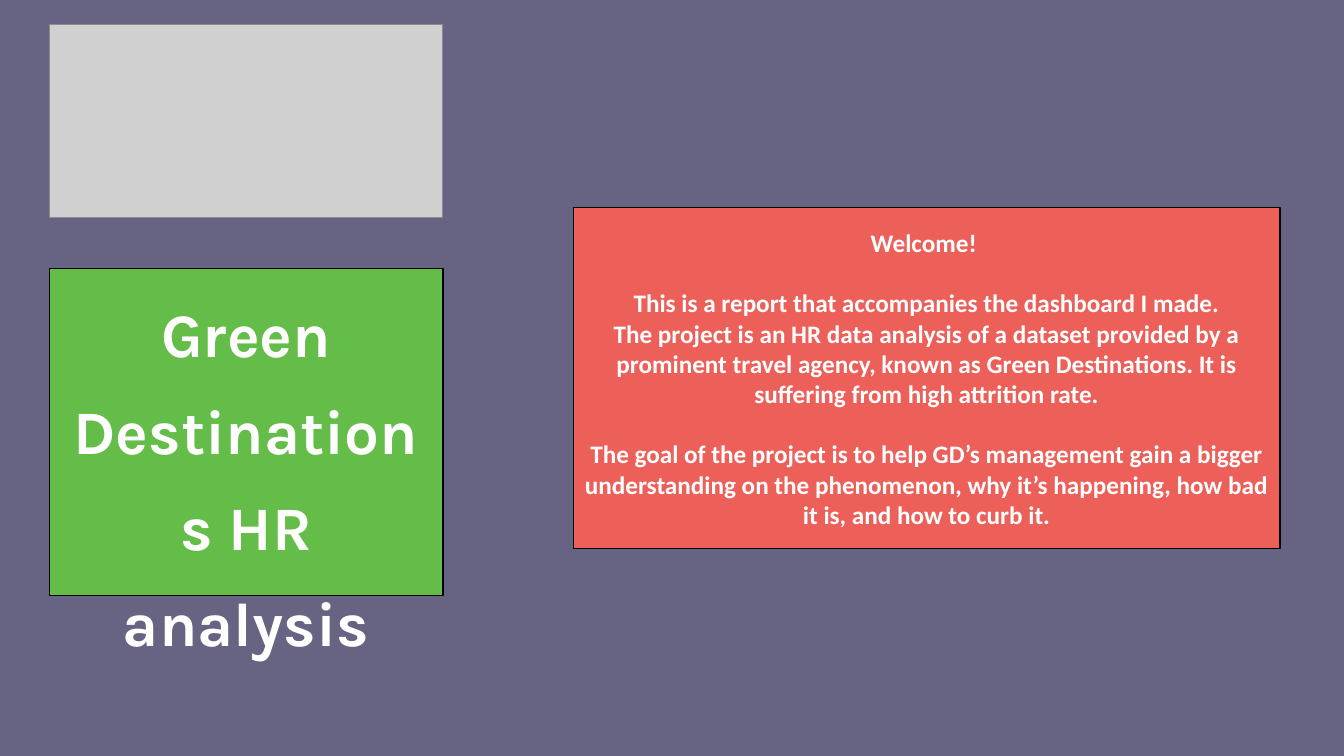
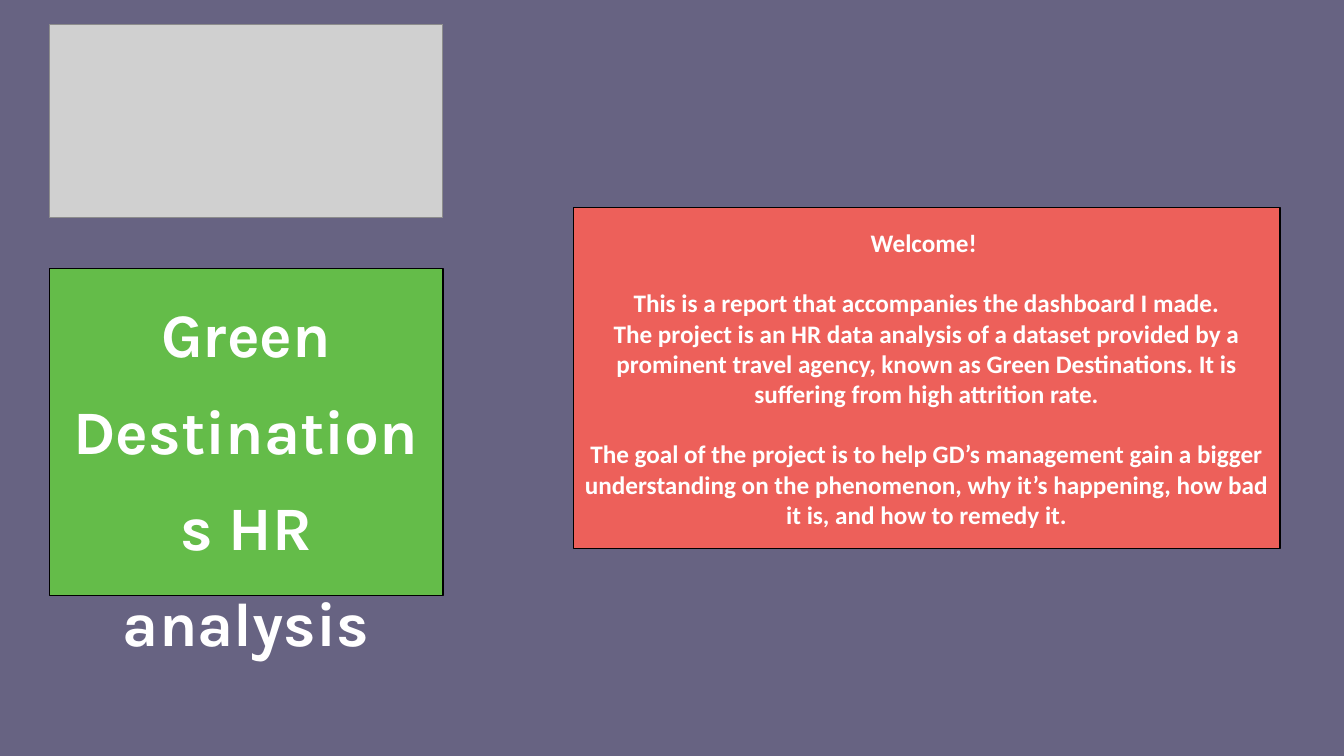
Before and after one commit to khaled-mehizel/HR-analysis, a slide deck: slide 1 of Report/GD HR report.pptx. Drawn at 1344x756 pixels with LibreOffice and Linux fonts; fonts in the diff are those of the drawing; grey boxes stand for pictures. Boxes give left, top, right and bottom in pixels: in the first picture for what was removed or moved away, otherwise in the second. Text is boxed around its words. In the diff, an @@ line names an element or a change of style, - is before the commit and + after.

```diff
--- a/Report/GD HR report.pptx
+++ b/Report/GD HR report.pptx
@@ text in rectangle at (x1=585, y1=445, x2=1267, y2=528): text changed @@
-The goal of the project is to help GD’s management gain a bigger understanding on the phenomenon, why it’s happening, how bad it is, and how to curb it.
+The goal of the project is to help GD’s management gain a bigger understanding on the phenomenon, why it’s happening, how bad it is, and how to remedy it.
```
Also in this commit, not shown: 8 slides added, 6 slides removed, 4 other files.
